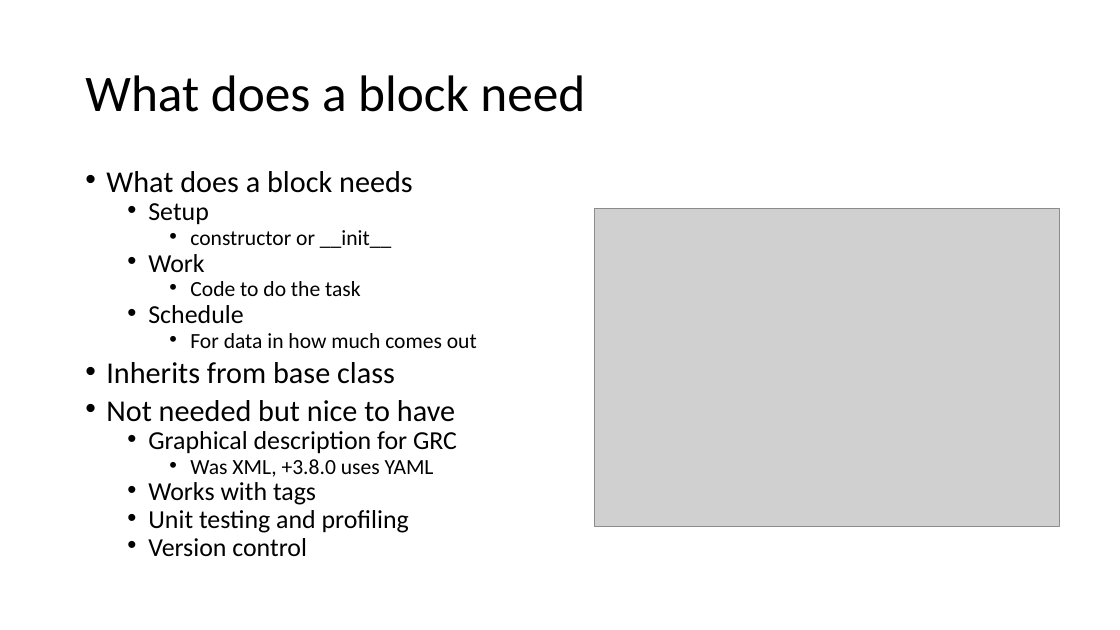
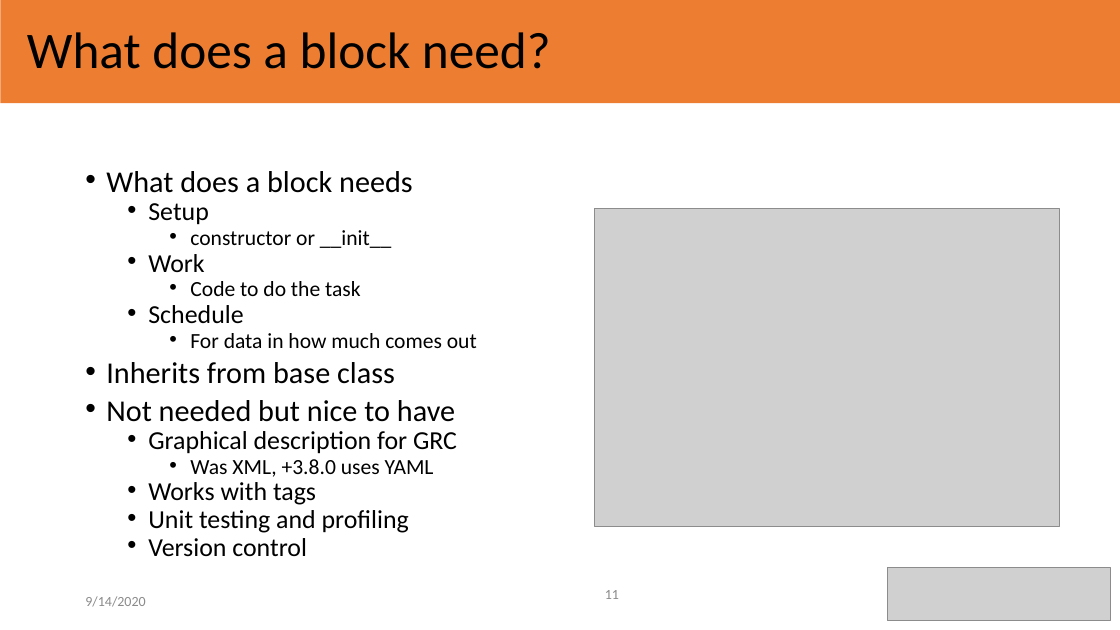
Before and after one commit to TheWylieStCoyote/writing_GNURadio_blocks_python, a slide deck: slide 11 of Presentation_workshop.pptx. Drawn at 1120x630 pixels with LibreOffice and Linux fonts; fonts in the diff are those of the drawing; grey boxes stand for pictures. Boxes give left, top, right and bottom in pixels: in the first picture for what was removed or moved away, otherwise in the second. Text is boxed around its words. In the diff, an @@ line names an element or a change of style, - is before the commit and + after.

```diff
--- a/Presentation_workshop.pptx
+++ b/Presentation_workshop.pptx
@@ rectangle added at box(1, 0, 1120, 103), fill #ED7D31 @@
@@ title at box(27, 32, 551, 69): text changed @@
-What does a block need
+What does a block need?
@@ picture added at box(887, 567, 1110, 621) @@
@@ text added at box(85, 596, 145, 607), 12 pt, text #8C8C8C @@
+9/14/2020
@@ page number added at box(605, 590, 619, 599), 12 pt, text #8C8C8C @@
+11
```
Also in this commit, not shown: 27 other slides changed, 1 other file.
